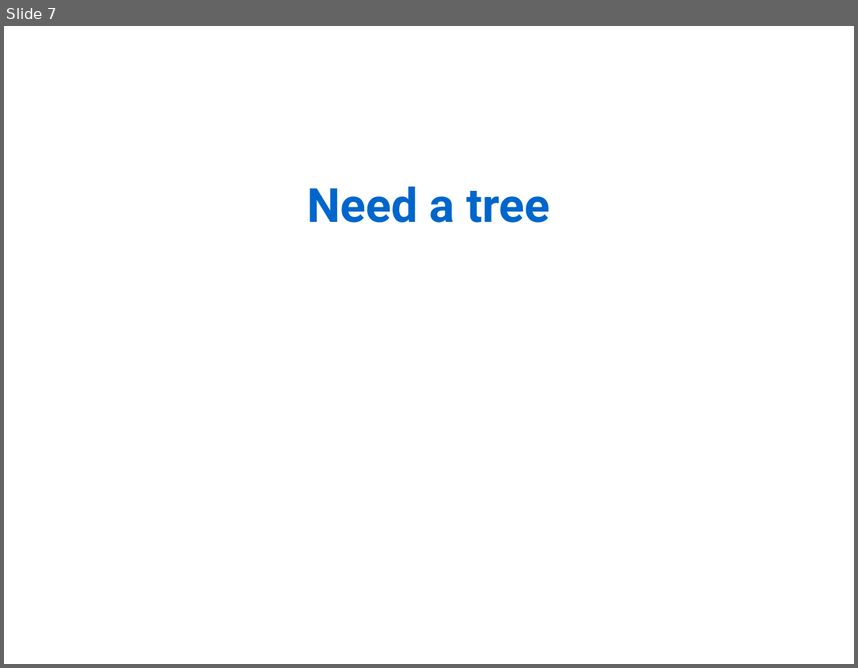
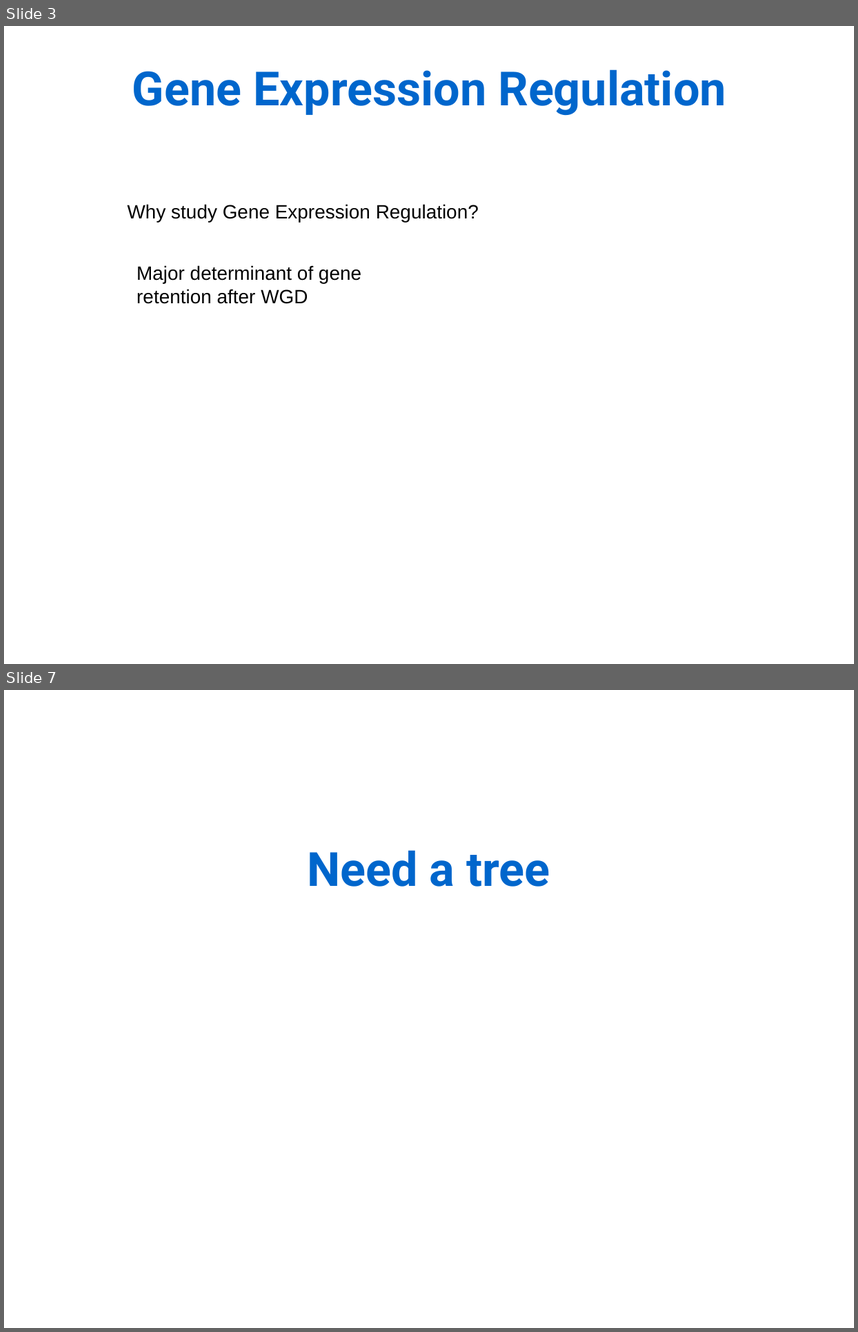
Before and after one commit to Rekyt/lynchlabpresentation2014, a slide deck: LabMeetingPresentation.odp. Shown one above the other, each under a label of ours: slide 7 before the commit, slides 3 and 7 after it; the slides between them are not shown. The pictures are 858x668 and 858x1332 pixels, drawn with LibreOffice and Linux fonts; fonts in the diff are those of the drawing. Boxes give left, top, right and bottom in pixels: in the first picture for what was removed or moved away, otherwise in the second. Text is boxed around its words. In the diff, an @@ line names an element or a change of style, - is before the commit and + after.

```diff
--- a/LabMeetingPresentation.odp
+++ b/LabMeetingPresentation.odp
@@ slide 3 added at <box>4,26,854,664</box>, background #FFFFFF @@
@@ text added at <box>132,69,726,116</box>, 44 pt, text #0066CC, bold @@
+Gene Expression Regulation
@@ text added at <box>128,204,479,222</box>, 18 pt, text #000000 @@
+Why study Gene Expression Regulation?
@@ text added at <box>136,265,361,304</box>, 18 pt, text #000000 @@
+Major determinant of gene retention after WGD
```
Also in this commit, not shown: 9 slides changed, 2 other slides added, 3 slides removed.
